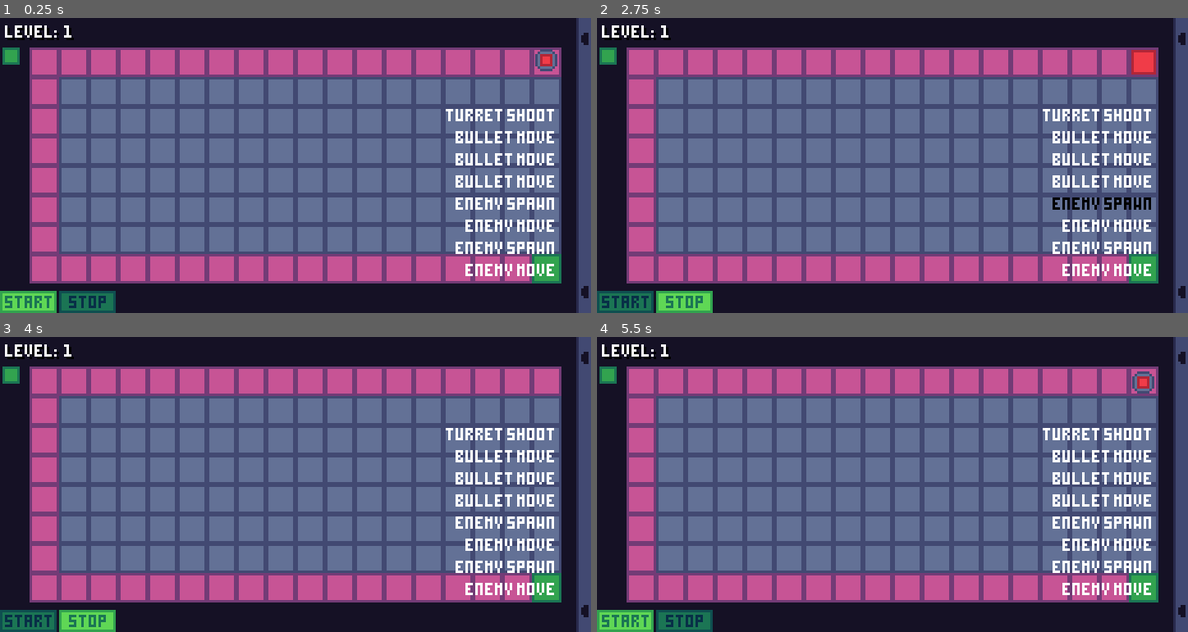
Above: before the commit, frames 1-4 (two rows, left to right).
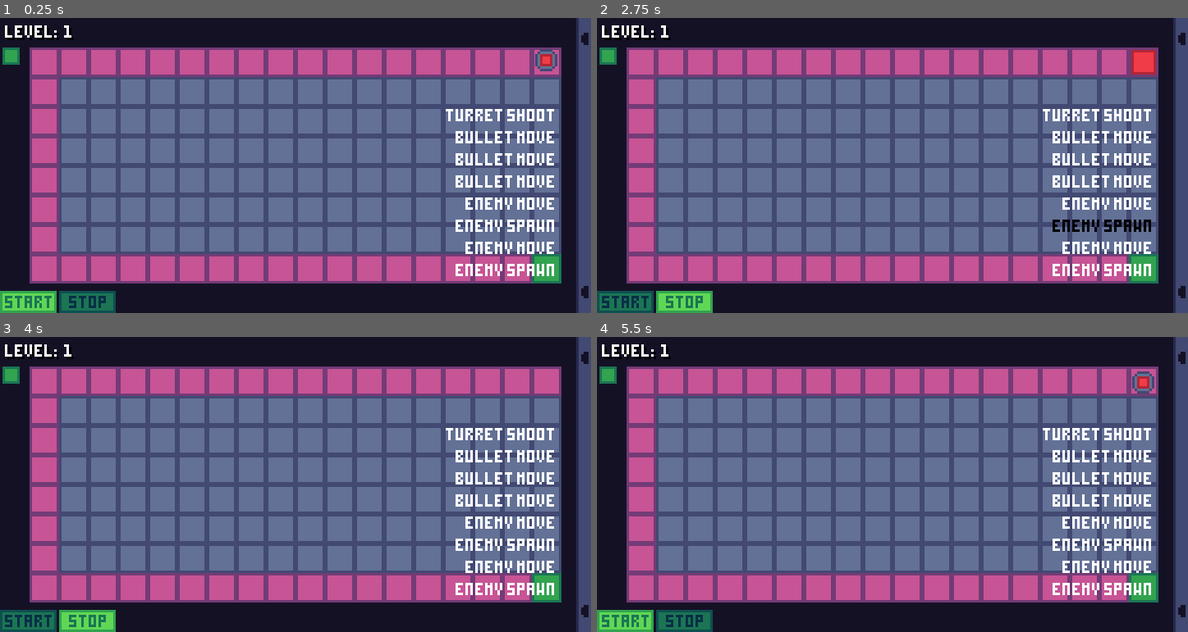
Above: after the commit, the same moments.

Repository: mariothedog/brackeys-game-jam
Game: Godot game, scene res://main/main.tscn
Two runs of this game, one before a commit and one after it. Both use one fixed random seed, a clock stepped at 60 frames per second and the inputs below.
Inputs (mouse positions are in pixels of both pictures, inside the frame that each line leads up to):
- Up to frame 1 (0.25 s): no input
- Up to frame 2 (2.75 s): click (626, 301) at 0.5 s; click (685, 301) at 1.25 s; click (626, 301) at 2 s
- Up to frame 3 (4 s): click (88, 620) at 2.75 s; click (29, 620) at 3.5 s
- Up to frame 4 (5.5 s): click (685, 620) at 4.25 s; move the mouse to (1022, 469) at 5.02 s; click (1022, 469) at 5.17 s

The runs differ from the first frame. In frame 1, 0.9% of the frame differs, in the area x 77-94%, y 60-88%; in frame 2, 1.3%; in frame 3, 0.9%; in frame 4, 0.9%.

Commit message:
Make enemies move before a new one spawns

Diff:
--- a/src/levels/resources/level_0.tres
+++ b/src/levels/resources/level_0.tres
@@ -15,4 +15,4 @@
 num_lives = 100
 num_turrets = 100
 num_enemies = 1
-steps = [ 0, 1, 1, 1, 2, 3 ]
+steps = [ 0, 1, 1, 1, 3, 2 ]
--- a/src/levels/resources/level_1.tres
+++ b/src/levels/resources/level_1.tres
@@ -15,4 +15,4 @@
 num_lives = 1
 num_turrets = 3
 num_enemies = 5
-steps = [ 0, 1, 1, 1, 2, 3, 2, 3 ]
+steps = [ 0, 1, 1, 1, 3, 2, 3, 2 ]
--- a/src/levels/resources/level_2.tres
+++ b/src/levels/resources/level_2.tres
@@ -15,4 +15,4 @@
 num_lives = 1
 num_turrets = 2
 num_enemies = 10
-steps = [ 0, 1, 1, 1, 2, 3, 3, 3, 2, 3, 3, 3 ]
+steps = [ 0, 1, 1, 1, 3, 3, 3, 2, 3, 3, 3, 2 ]
